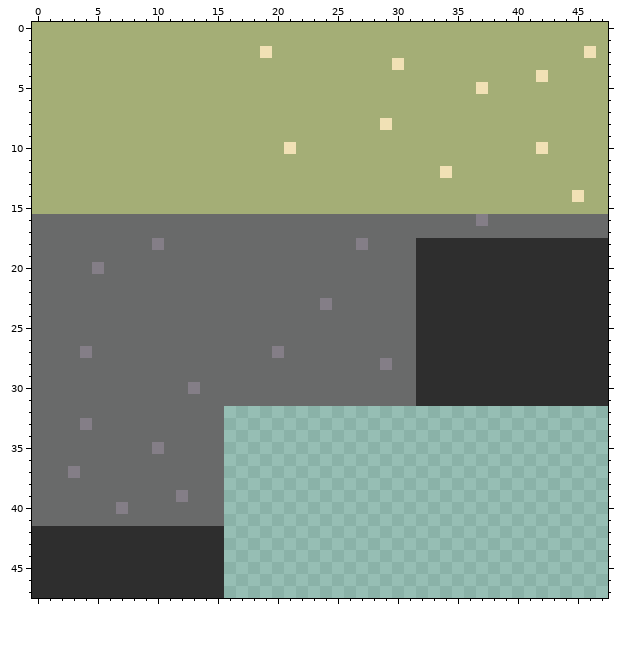
Two versions of one pixel-art sprite, assets/tiles/tiles.png. The picture above was drawn from the file before the commit.
The file is 48x48 pixels.
New version:
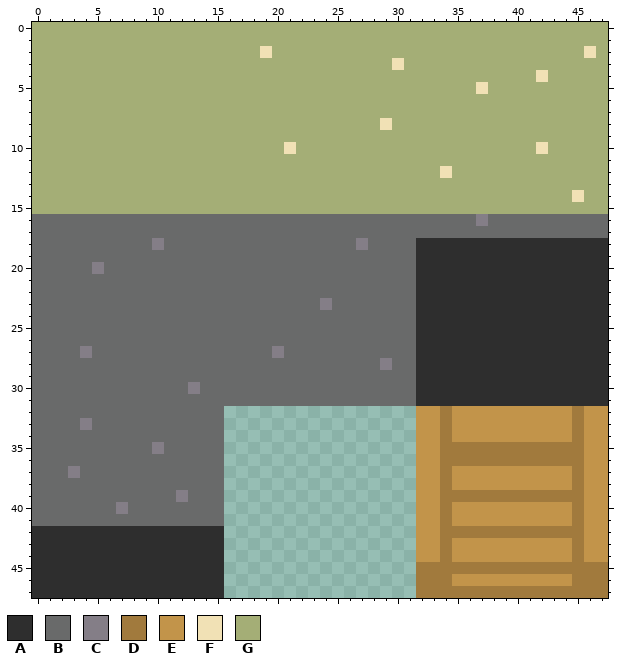
Palette (. is transparent): A #2e2e2e  B #696a6a  C #847e87  D #a17a3d  E #c2944a  F #f1e1b5  G #a4ae76
The author wrote: Added texture for blockades
Changes in this commit:
Changed rows in their new state; - is an unchanged pixel.
first column x 32:
32 EEDEEEEEEEEEEDEE
33 EEDEEEEEEEEEEDEE
34 EEDEEEEEEEEEEDEE
35 EEDDDDDDDDDDDDEE
36 EEDDDDDDDDDDDDEE
37 EEDEEEEEEEEEEDEE
38 EEDEEEEEEEEEEDEE
39 EEDDDDDDDDDDDDEE
40 EEDEEEEEEEEEEDEE
41 EEDEEEEEEEEEEDEE
42 EEDDDDDDDDDDDDEE
43 EEDEEEEEEEEEEDEE
44 EEDEEEEEEEEEEDEE
45 DDDDDDDDDDDDDDDD
46 DDDEEEEEEEEEEDDD
47 DDDDDDDDDDDDDDDD
Where, in picture pixels (left, top, right, bottom), the same in both pictures:
added: (416, 406, 608, 598)
